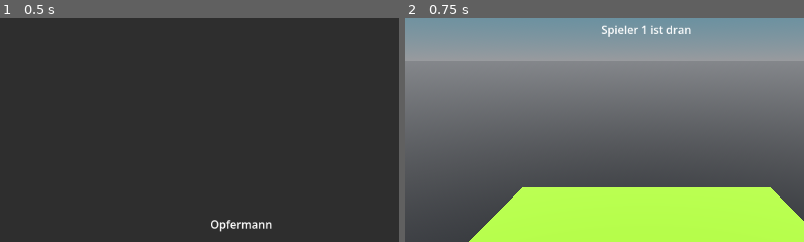
Above: before the commit, frames 1-2 (left to right).
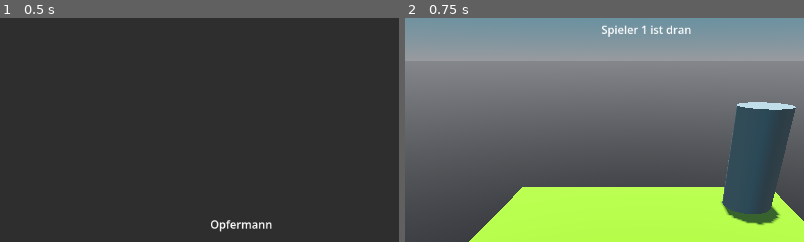
Above: after the commit, the same moments.

Repository: Mineorbit/Quarto
Game: Godot game, scene res://scenes/lobby.tscn
Two runs of this game, one before a commit and one after it. Both use one fixed random seed, a clock stepped at 60 frames per second and the inputs below. This scene is started directly instead of the project's main scene.
Inputs:
- Up to frame 1 (0.5 s): no input
- Up to frame 2 (0.75 s): click "Launch Game" at 0.5 s
The pictures show only the part of the screen within x 20-70%, y 0-50%; the shares and areas given below are measured in that part.

Frame 1 is identical in both runs. In frame 2, 6.9% of the frame differs, in the area x 79-98%, y 37-93%.
Error before the commit: Attempt to call function 'get_line' in base 'null instance' on a null instance. (res://game.gd:17)
Error after the commit: Attempt to call function 'get_line' in base 'null instance' on a null instance. (res://game.gd:21)

Commit message:
more work done on dealing system

Diff:
--- a/game.gd
+++ b/game.gd
@@ -1,15 +1,19 @@
 extends Node
 
 
+@export var CardTemplate: PackedScene
+@export var PlayerHand: PackedScene
 
 @export var cameraHinge: Node3D
 @export var cardstack: Node3D
-@export var CardTemplate: PackedScene
+@export var players: Node3D
 
 enum {UP,DOWN}
 var card_spacing = 0.065
 
 var game_cards = []
+var player_cards = []
+var player_hands = []
 
 func load_cardpack(path):
 	print("Loading Cardpack: "+path)
@@ -58,11 +62,21 @@
 		print("File does not exist at: ", card_path)
 		return null
 
+
+func place_card_player_hand(card,player):
+	print("Placing Card in Player Hand")
+	card.position = player_hands[player].position
+
 func deal_cards():
 	print("Dealing Cards")
 	for i in range(game_cards.size()):
 		var card_owner = i % NetworkLobby.players.size()
 		print("Giving Card "+str(i)+" to Player "+str(card_owner))
+		player_cards[card_owner].append(game_cards[i])
+		place_card_player_hand(game_cards[i],card_owner)
+
+
+var radius = 2
 
 func _ready():
 	load_cardpack("Testpack")
@@ -71,10 +85,36 @@
 
 
 func set_player_view(player_id):
-	cameraHinge.rotation_degrees.y = player_id*90
+	cameraHinge.rotation_degrees.y = player_id*(360/NetworkLobby.players.size())
 
 # only called by server
 func start_game():
 	print("Spiel gestartet")
+	for i in range(NetworkLobby.players.size()):
+		player_cards.append([])
+		# 1. Calculate the angle for this player
+		var angle = (float(i) / float(NetworkLobby.players.size())) * 2.0 * PI
+
+		# 2. Calculate position using trig
+		# We use x and z for a flat ground plane
+		var x = cos(angle) * radius
+		var z = sin(angle) * radius
+		var spawn_pos = Vector3(x, 0, z)
+
+		# 3. Create and position the player
+		var playerHand = PlayerHand.instantiate()
+		playerHand.position = spawn_pos
+		playerHand.name = str(i)
+
+		# 4. Rotate to face the center (0,0,0)
+		# We look at the center, then adjust so they face "inwards"
+		playerHand.look_at(Vector3(0, 0, 0), Vector3.UP)
+
+		# 5. Add as child to Node A
+		players.add_child(playerHand)
+		player_hands.append(playerHand)
+
+
+
 	await get_tree().create_timer(1).timeout
 	deal_cards()
--- /dev/null
+++ b/scenes/PlayerHand.tscn
@@ -0,0 +1,19 @@
+[gd_scene format=3 uid="uid://hdpa7ydpetus"]
+
+[sub_resource type="SphereMesh" id="SphereMesh_r3wyq"]
+
+[sub_resource type="SceneReplicationConfig" id="SceneReplicationConfig_mb8gs"]
+properties/0/path = NodePath(".:position")
+properties/0/spawn = true
+properties/0/replication_mode = 1
+properties/1/path = NodePath(".:rotation")
+properties/1/spawn = true
+properties/1/replication_mode = 1
+
+[node name="PlayerHand" type="Node3D" unique_id=1340864993]
+
+[node name="MeshInstance3D" type="MeshInstance3D" parent="." unique_id=1292981930]
+mesh = SubResource("SphereMesh_r3wyq")
+
+[node name="MultiplayerSynchronizer" type="MultiplayerSynchronizer" parent="." unique_id=1216790682]
+replication_config = SubResource("SceneReplicationConfig_mb8gs")
--- a/scenes/game.tscn
+++ b/scenes/game.tscn
@@ -2,6 +2,7 @@
 
 [ext_resource type="Script" uid="uid://b0uuas1cddp25" path="res://game.gd" id="1_lnu2h"]
 [ext_resource type="PackedScene" uid="uid://b0qgk3uncjprm" path="res://scenes/card/Card.tscn" id="2_iywne"]
+[ext_resource type="PackedScene" uid="uid://hdpa7ydpetus" path="res://scenes/PlayerHand.tscn" id="3_lbhrr"]
 [ext_resource type="Material" uid="uid://b1r5nc050ymc7" path="res://resources/GameSkyMaterial.tres" id="4_p57ef"]
 
 [sub_resource type="StandardMaterial3D" id="StandardMaterial3D_e2o6t"]
@@ -9,6 +10,8 @@
 
 [sub_resource type="PlaneMesh" id="PlaneMesh_mwb40"]
 size = Vector2(6, 6)
+
+[sub_resource type="CylinderMesh" id="CylinderMesh_r3wyq"]
 
 [sub_resource type="Sky" id="Sky_80nbo"]
 sky_material = ExtResource("4_p57ef")
@@ -22,11 +25,13 @@
 [sub_resource type="CameraAttributesPractical" id="CameraAttributesPractical_80nbo"]
 exposure_multiplier = 0.8
 
-[node name="Game" type="Node" unique_id=2031124819 node_paths=PackedStringArray("cameraHinge", "cardstack")]
+[node name="Game" type="Node" unique_id=2031124819 node_paths=PackedStringArray("cameraHinge", "cardstack", "players")]
 script = ExtResource("1_lnu2h")
+CardTemplate = ExtResource("2_iywne")
+PlayerHand = ExtResource("3_lbhrr")
 cameraHinge = NodePath("World/CameraHinge")
 cardstack = NodePath("World/Stack")
-CardTemplate = ExtResource("2_iywne")
+players = NodePath("World/Players")
 
 [node name="World" type="Node3D" parent="." unique_id=1701400089]
 
@@ -37,6 +42,10 @@
 [node name="Baseplane" type="MeshInstance3D" parent="World" unique_id=677391142]
 material_override = SubResource("StandardMaterial3D_e2o6t")
 mesh = SubResource("PlaneMesh_mwb40")
+
+[node name="MeshInstance3D" type="MeshInstance3D" parent="World/Baseplane" unique_id=509242100]
+transform = Transform3D(1, 0, 0, 0, 1, 0, 0, 0, 1, 2.1353652, 0.9168333, -2.0381048)
+mesh = SubResource("CylinderMesh_r3wyq")
 
 [node name="GameEnvironmentLighting" type="WorldEnvironment" parent="World" unique_id=873283145]
 environment = SubResource("Environment_mwb40")
@@ -49,6 +58,10 @@
 
 [node name="Stack" type="Node3D" parent="World" unique_id=1217161125]
 transform = Transform3D(1, 0, 0, 0, 1, 0, 0, 0, 1, 0, 0.036996365, 0)
+
+[node name="MultiplayerSpawner" type="MultiplayerSpawner" parent="World" unique_id=124598]
+_spawnable_scenes = PackedStringArray("uid://hdpa7ydpetus")
+spawn_path = NodePath("../Players")
 
 [node name="Players" type="Node3D" parent="World" unique_id=1480405932]
 
